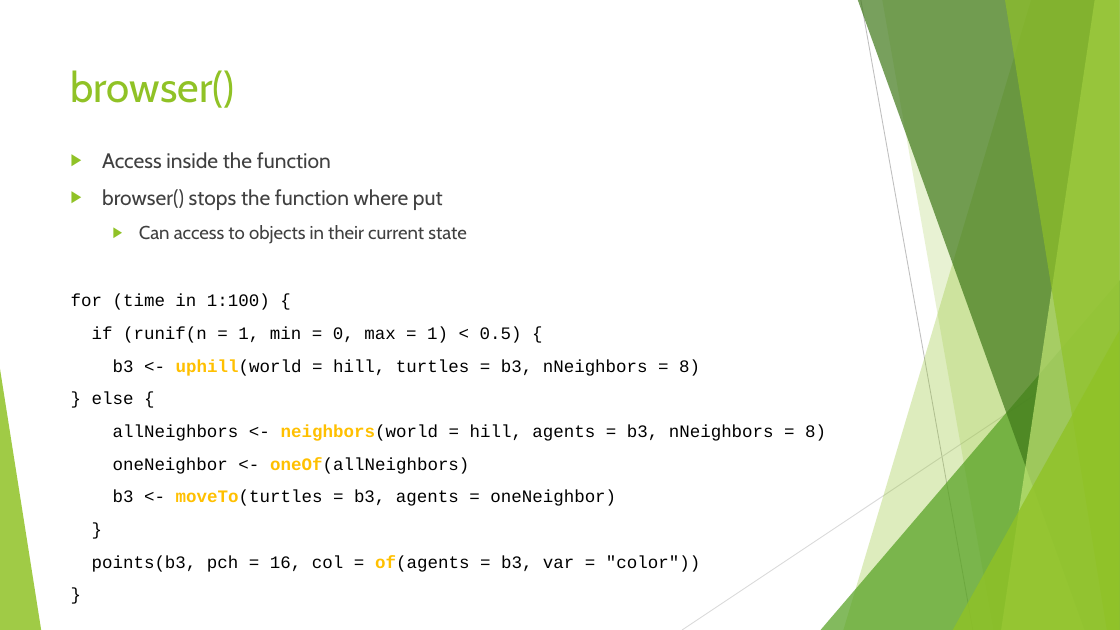
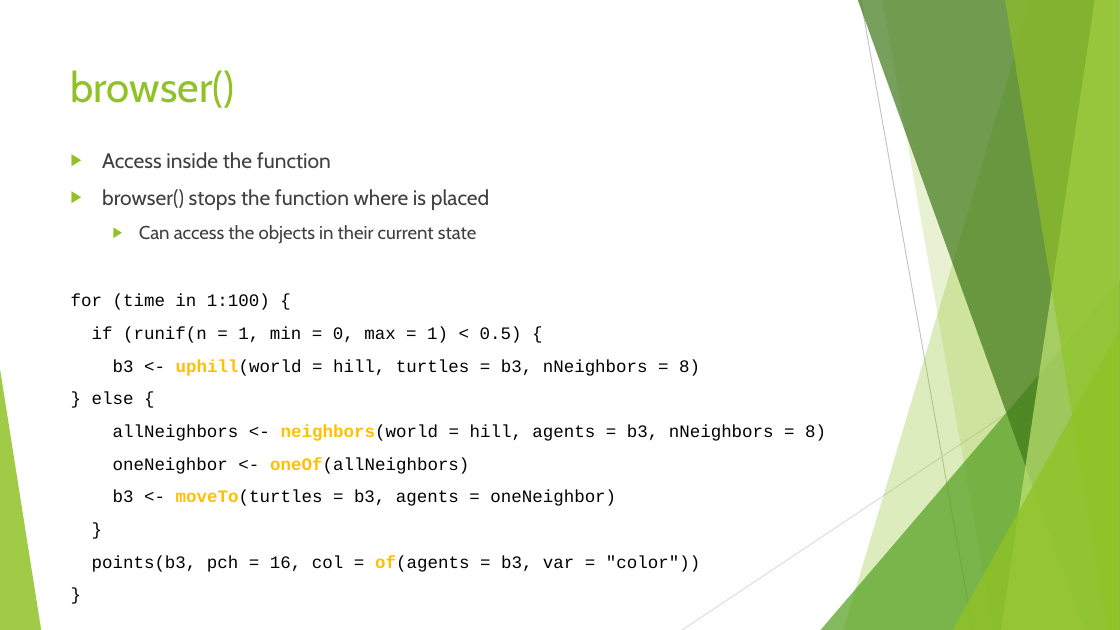
Before and after one commit to SarahBauduin/formation_IBM_NetLogoR, a slide deck: slide 6 of docs/slides/3_Debug.pptx. Drawn at 1120x630 pixels with LibreOffice and Linux fonts; fonts in the diff are those of the drawing. Boxes give left, top, right and bottom in pixels: in the first picture for what was removed or moved away, otherwise in the second. Text is boxed around its words. In the diff, an @@ line names an element or a change of style, - is before the commit and + after.

```diff
--- a/docs/slides/3_Debug.pptx
+++ b/docs/slides/3_Debug.pptx
@@ text at (102, 189, 490, 244): text changed; size 16 to 18 pt @@
-▶ browser() stops the function where put
-  ▶ Can access to objects in their current state
+▶ browser() stops the function where is placed
+  ▶ Can access the objects in their current state
```
Also in this commit, not shown: 4 other slides changed, 6 other files.
